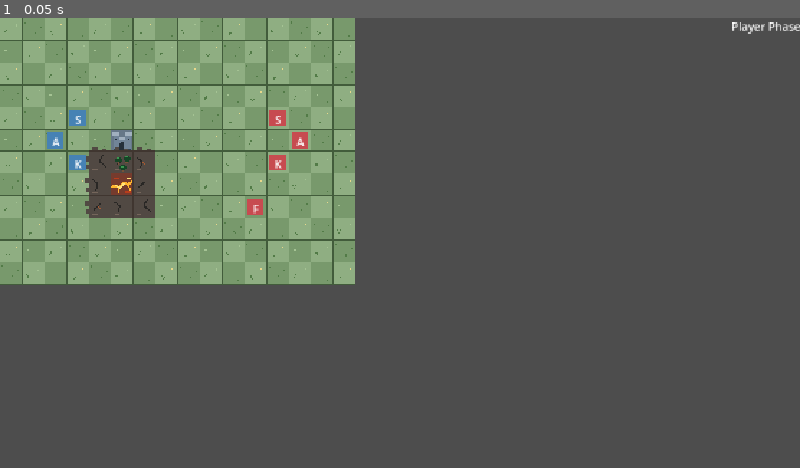
Above: before the commit, frame 1.
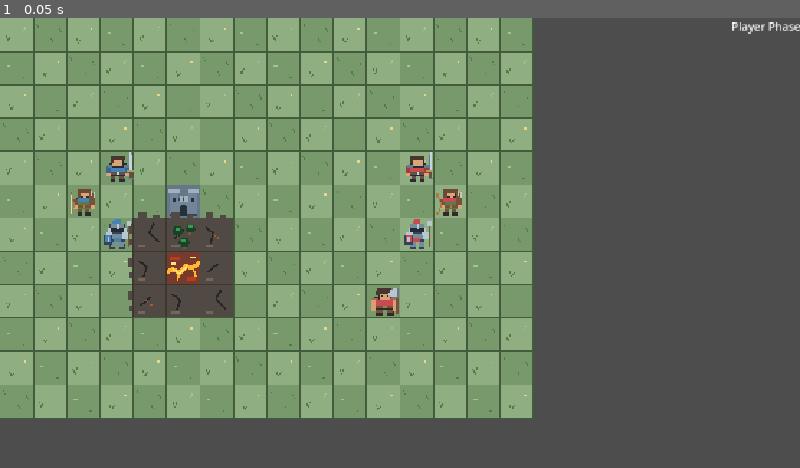
Above: after the commit, the same moment.

Repository: Maxington20/new-game-project
Game: Godot game, scene res://scenes/battlefield.tscn
The game is run twice, just before and just after one commit, with the same random seed, the same clock (stepped at 60 frames per second) and the same inputs. The project has no main scene, so this scene is started directly.
Inputs:
- Up to frame 1 (0.05 s): no input

The runs differ from the first frame. In frame 1, 36% of the frame differs, in the area x 0-67%, y 0-89%.

Commit message:
Added procedural tactical unit sprites and scale battlefield

Diff:
--- a/scenes/battlefield.tscn
+++ b/scenes/battlefield.tscn
@@ -13,6 +13,7 @@
 [ext_resource type="Script" uid="uid://jik8abumf14o" path="res://scenes/test.gd" id="16_htrwf"]
 
 [node name="Battlefield" type="Node2D" unique_id=410340847]
+scale = Vector2(1.5, 1.5)
 script = ExtResource("1_j68fe")
 
 [node name="Unit" parent="." unique_id=410315746 instance=ExtResource("2_d5hba")]
--- a/scenes/unit.gd
+++ b/scenes/unit.gd
@@ -146,16 +146,320 @@
 
 func _draw() -> void:
 	var color := PLAYER_COLOR if team == Team.PLAYER else ENEMY_COLOR
+
 	if has_acted:
 		color = color.darkened(0.5)
+
+	if unit_data != null and unit_data.unit_class != null:
+		match unit_data.unit_class.class_name_display.to_lower():
+			"knight":
+				draw_knight()
+				return
+			"archer":
+				draw_archer()
+				return
+			"swordsman":
+				draw_swordsman()
+				return
+			"fighter":
+				draw_fighter()
+				return
+
+	# Existing square-and-letter appearance for other classes.
 	var rect := Rect2(Vector2(4, 4), Vector2(CELL_SIZE - 8, CELL_SIZE - 8))
 	draw_rect(rect, color)
+
 	var class_letter := get_class_letter()
 	var font := ThemeDB.fallback_font
 	var font_size := 16
-	var text_size := font.get_string_size(class_letter, HORIZONTAL_ALIGNMENT_LEFT, -1, font_size)
-	var text_position := Vector2((CELL_SIZE - text_size.x) / 2.0, (CELL_SIZE + text_size.y) / 2.0 - 3.0)
-	draw_string(font, text_position, class_letter, HORIZONTAL_ALIGNMENT_LEFT, -1, font_size, TEXT_COLOR)
+	var text_size := font.get_string_size(
+		class_letter,
+		HORIZONTAL_ALIGNMENT_LEFT,
+		-1,
+		font_size
+	)
+	var text_position := Vector2(
+		(CELL_SIZE - text_size.x) / 2.0,
+		(CELL_SIZE + text_size.y) / 2.0 - 3.0
+	)
+	draw_string(
+		font,
+		text_position,
+		class_letter,
+		HORIZONTAL_ALIGNMENT_LEFT,
+		-1,
+		font_size,
+		TEXT_COLOR
+	)
+
+func draw_fighter() -> void:
+	var outline := Color("#302b29")
+	var skin := Color("#d6a077")
+	var skin_shadow := Color("#a97050")
+	var hair := Color("#49352b")
+	var leather := Color("#77523b")
+	var leather_light := Color("#a47a52")
+	var steel := Color("#b7c5cd")
+	var steel_dark := Color("#657784")
+	var team_color := PLAYER_COLOR if team == Team.PLAYER else ENEMY_COLOR
+
+	# Wide boots.
+	draw_rect(Rect2(8, 26, 7, 4), outline)
+	draw_rect(Rect2(19, 26, 7, 4), outline)
+
+	# Thick legs.
+	draw_rect(Rect2(9, 21, 6, 6), leather)
+	draw_rect(Rect2(19, 21, 6, 6), leather)
+
+	# Broad torso.
+	draw_rect(Rect2(7, 12, 20, 12), outline)
+	draw_rect(Rect2(9, 13, 16, 10), team_color)
+
+	# Leather belt.
+	draw_rect(Rect2(9, 20, 16, 3), leather)
+	draw_rect(Rect2(16, 20, 3, 3), leather_light)
+
+	# Bare, muscular arms.
+	draw_rect(Rect2(4, 13, 5, 10), skin_shadow)
+	draw_rect(Rect2(5, 14, 4, 8), skin)
+	draw_rect(Rect2(25, 13, 5, 10), skin_shadow)
+	draw_rect(Rect2(25, 14, 4, 8), skin)
+
+	# Hands.
+	draw_rect(Rect2(4, 22, 5, 3), skin)
+	draw_rect(Rect2(25, 22, 5, 3), skin)
+
+	# Neck and face.
+	draw_rect(Rect2(13, 11, 8, 4), skin_shadow)
+	draw_rect(Rect2(11, 5, 12, 10), outline)
+	draw_rect(Rect2(12, 7, 10, 7), skin)
+
+	# Rough, dark hair.
+	draw_rect(Rect2(10, 3, 14, 6), hair)
+	draw_rect(Rect2(9, 6, 4, 5), hair)
+	draw_rect(Rect2(21, 6, 4, 4), hair)
+
+	# Eyes.
+	draw_rect(Rect2(14, 11, 2, 1), outline)
+	draw_rect(Rect2(19, 11, 2, 1), outline)
+
+	# Axe handle on the right.
+	draw_rect(Rect2(28, 8, 2, 20), leather)
+
+	# Large steel axe head.
+	draw_rect(Rect2(24, 4, 7, 9), steel_dark)
+	draw_rect(Rect2(23, 5, 6, 7), steel)
+	draw_rect(Rect2(21, 7, 3, 4), steel)
+	draw_rect(Rect2(25, 3, 4, 2), steel)
+
+	# Dim after acting.
+	if has_acted:
+		draw_rect(
+			Rect2(Vector2.ZERO, Vector2(CELL_SIZE, CELL_SIZE)),
+			Color(0, 0, 0, 0.45)
+		)
+
+func draw_swordsman() -> void:
+	var outline := Color("#292b35")
+	var leather := Color("#665044")
+	var skin := Color("#d9a578")
+	var hair := Color("#49372f")
+	var steel := Color("#c5d5df")
+	var steel_dark := Color("#657b8b")
+	var team_color := PLAYER_COLOR if team == Team.PLAYER else ENEMY_COLOR
+
+	# Boots.
+	draw_rect(Rect2(10, 26, 5, 4), outline)
+	draw_rect(Rect2(19, 26, 5, 4), outline)
+
+	# Legs.
+	draw_rect(Rect2(11, 21, 4, 6), leather)
+	draw_rect(Rect2(19, 21, 4, 6), leather)
+
+	# Tunic and torso.
+	draw_rect(Rect2(9, 12, 16, 12), outline)
+	draw_rect(Rect2(10, 13, 14, 10), team_color)
+
+	# Belt.
+	draw_rect(Rect2(10, 20, 14, 2), leather)
+	draw_rect(Rect2(16, 20, 2, 2), steel)
+
+	# Arms.
+	draw_rect(Rect2(6, 14, 4, 8), team_color.darkened(0.2))
+	draw_rect(Rect2(24, 14, 4, 8), team_color.darkened(0.2))
+
+	# Hands.
+	draw_rect(Rect2(6, 21, 4, 3), skin)
+	draw_rect(Rect2(24, 21, 4, 3), skin)
+
+	# Neck and face.
+	draw_rect(Rect2(14, 11, 6, 4), skin)
+	draw_rect(Rect2(11, 5, 12, 10), outline)
+	draw_rect(Rect2(12, 7, 10, 7), skin)
+
+	# Dark, slightly swept hair.
+	draw_rect(Rect2(10, 4, 14, 5), hair)
+	draw_rect(Rect2(10, 7, 3, 5), hair)
+	draw_rect(Rect2(21, 6, 3, 3), hair)
+
+	# Eyes.
+	draw_rect(Rect2(14, 11, 2, 1), outline)
+	draw_rect(Rect2(19, 11, 2, 1), outline)
+
+	# Light shoulder armour.
+	draw_rect(Rect2(7, 13, 5, 3), steel_dark)
+	draw_rect(Rect2(23, 13, 5, 3), steel_dark)
+
+	# Sword held upright on the right.
+	# Blade.
+	draw_rect(Rect2(28, 3, 3, 15), steel)
+	draw_rect(Rect2(28, 3, 1, 15), steel_dark)
+
+	# Sword tip.
+	draw_rect(Rect2(29, 1, 1, 2), steel)
+
+	# Crossguard.
+	draw_rect(Rect2(25, 18, 7, 2), Color("#b69a57"))
+
+	# Grip and pommel.
+	draw_rect(Rect2(28, 20, 3, 6), leather)
+	draw_rect(Rect2(27, 25, 5, 2), steel_dark)
+
+	# Dim after acting.
+	if has_acted:
+		draw_rect(
+			Rect2(Vector2.ZERO, Vector2(CELL_SIZE, CELL_SIZE)),
+			Color(0, 0, 0, 0.45)
+		)
+
+func draw_archer() -> void:
+	var outline := Color("#302b29")
+	var leather := Color("#765238")
+	var leather_light := Color("#a67b4c")
+	var tunic := Color("#547d48")
+	var skin := Color("#d9a578")
+	var hair := Color("#6c4930")
+	var team_color := PLAYER_COLOR if team == Team.PLAYER else ENEMY_COLOR
+
+	# Boots.
+	draw_rect(Rect2(10, 26, 5, 4), outline)
+	draw_rect(Rect2(18, 26, 5, 4), outline)
+
+	# Legs.
+	draw_rect(Rect2(11, 21, 4, 6), leather)
+	draw_rect(Rect2(18, 21, 4, 6), leather)
+
+	# Tunic and torso.
+	draw_rect(Rect2(9, 12, 15, 12), outline)
+	draw_rect(Rect2(10, 13, 13, 10), tunic)
+
+	# Leather belt.
+	draw_rect(Rect2(10, 20, 13, 2), leather)
+	draw_rect(Rect2(16, 20, 2, 2), leather_light)
+
+	# Arms.
+	draw_rect(Rect2(7, 14, 4, 8), leather)
+	draw_rect(Rect2(23, 14, 4, 8), leather)
+	draw_rect(Rect2(7, 20, 4, 3), skin)
+	draw_rect(Rect2(23, 20, 4, 3), skin)
+
+	# Face.
+	draw_rect(Rect2(11, 6, 11, 9), outline)
+	draw_rect(Rect2(12, 7, 9, 7), skin)
+
+	# Hair.
+	draw_rect(Rect2(10, 4, 13, 5), hair)
+	draw_rect(Rect2(10, 7, 3, 5), hair)
+
+	# Eyes.
+	draw_rect(Rect2(14, 11, 2, 1), outline)
+	draw_rect(Rect2(19, 11, 2, 1), outline)
+
+	# Team-coloured shoulder scarf.
+	draw_rect(Rect2(10, 13, 13, 3), team_color)
+
+	# Quiver behind the shoulder.
+	draw_rect(Rect2(22, 8, 5, 11), leather)
+	draw_rect(Rect2(23, 6, 1, 5), Color("#c7c7b8"))
+	draw_rect(Rect2(26, 7, 1, 5), Color("#c7c7b8"))
+
+	# Wooden bow on the left side.
+	var bow_color := Color("#a77b45")
+	draw_rect(Rect2(3, 9, 2, 4), bow_color)
+	draw_rect(Rect2(5, 13, 2, 4), bow_color)
+	draw_rect(Rect2(6, 17, 2, 5), bow_color)
+	draw_rect(Rect2(5, 22, 2, 4), bow_color)
+	draw_rect(Rect2(3, 26, 2, 3), bow_color)
+
+	# Bowstring.
+	draw_line(Vector2(4, 10), Vector2(4, 28), Color("#e0d6b8"), 1.0)
+
+	# Dim after acting.
+	if has_acted:
+		draw_rect(
+			Rect2(Vector2.ZERO, Vector2(CELL_SIZE, CELL_SIZE)),
+			Color(0, 0, 0, 0.45)
+		)
+
+func draw_knight() -> void:
+	var armor_dark := Color("#354454")
+	var armor_mid := Color("#788b9b")
+	var armor_light := Color("#b7c7d2")
+	var visor := Color("#202b36")
+	var team_color := PLAYER_COLOR if team == Team.PLAYER else ENEMY_COLOR
+
+	# Feet and boots.
+	draw_rect(Rect2(9, 25, 6, 5), armor_dark)
+	draw_rect(Rect2(18, 25, 6, 5), armor_dark)
+
+	# Armoured legs.
+	draw_rect(Rect2(10, 19, 5, 8), armor_mid)
+	draw_rect(Rect2(18, 19, 5, 8), armor_mid)
+
+	# Main breastplate.
+	draw_rect(Rect2(9, 12, 15, 11), armor_dark)
+	draw_rect(Rect2(11, 13, 11, 8), armor_mid)
+
+	# Team-coloured tunic beneath the armour.
+	draw_rect(Rect2(13, 19, 7, 5), team_color)
+
+	# Shoulder plates.
+	draw_rect(Rect2(6, 13, 5, 7), armor_light)
+	draw_rect(Rect2(22, 13, 5, 7), armor_light)
+
+	# Wider helmet with pronounced side guards.
+	draw_rect(Rect2(9, 5, 15, 10), armor_dark)
+	draw_rect(Rect2(10, 6, 13, 7), armor_mid)
+
+	# Helmet side guards.
+	draw_rect(Rect2(8, 10, 4, 6), armor_light)
+	draw_rect(Rect2(21, 10, 4, 6), armor_light)
+
+	# Dark horizontal visor.
+	draw_rect(Rect2(10, 10, 13, 3), visor)
+
+	# Central helmet ridge.
+	draw_rect(Rect2(16, 4, 2, 7), armor_light)
+
+	# Team-coloured helmet plume.
+	draw_rect(Rect2(14, 1, 6, 4), team_color)
+	draw_rect(Rect2(12, 2, 4, 3), team_color)
+
+	# Shield on the knight's left side.
+	draw_rect(Rect2(4, 16, 8, 10), armor_dark)
+	draw_rect(Rect2(5, 17, 6, 7), team_color)
+	draw_rect(Rect2(7, 18, 2, 5), armor_light)
+
+	# Lance held upright on the right.
+	draw_rect(Rect2(27, 5, 2, 23), Color("#70583e"))
+	draw_rect(Rect2(26, 2, 4, 6), armor_light)
+
+	# Dim the entire character after acting.
+	if has_acted:
+		draw_rect(
+			Rect2(Vector2.ZERO, Vector2(CELL_SIZE, CELL_SIZE)),
+			Color(0, 0, 0, 0.45)
+		)
 
 func get_class_letter() -> String:
 	if unit_data == null or unit_data.unit_class == null:
